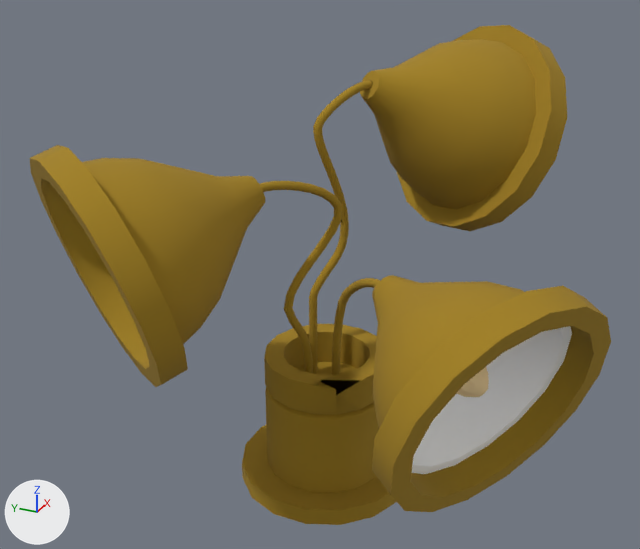
The OBJ model ProyectoFinal/ProyectoFinal/Models/Lampara.obj: old version first, new version second.
Camera for both pictures: a camera (50 mm lens) standing at (5.821, 0.949, 3.193) and looking at (6.958, 1.461, 2.624). The axes (+X, +Y, +Z) are drawn at lower left. The lights are the same throughout. Where no turn or scale is listed for an object, it has been applied to the vertices.

Names of what the first picture shows: 'Lampara'.
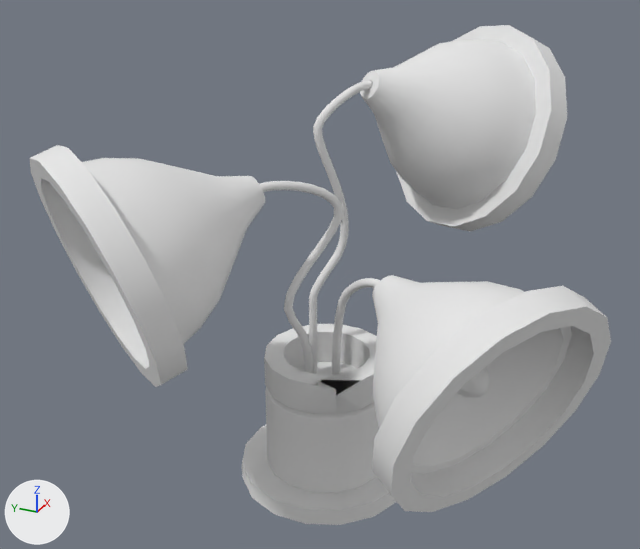
The newer file is also rescaled (x1.5), turned or shifted as a whole; pictures and numbers use the older file's frame.

Location of each change, (x1, y1, x2, y2) in pixels of the pictures (640 x 549 px):
'Lampara', recoloured: (30, 25, 611, 525) in both

Diff of the bpy script that builds the scene:
```diff
--- a/ProyectoFinal/ProyectoFinal/Models/Lampara.obj.py
+++ b/ProyectoFinal/ProyectoFinal/Models/Lampara.obj.py
@@ mat_lampara1_lambert4sg @@
+mat_lampara1_lambert4sg = principled_material('Lampara1:lambert4SG')
+mat_lampara1_lambert4sg.base_color = (0.8, 0.8, 0.8)  # white #e7e7e7
+mat_lampara1_lambert4sg.roughness = 1.0
@@ me_lampara @@
 me_lampara.from_pydata(...)  # 3034 vertices, 5840 faces; spans x 6.565..7.379, y 1.019..1.801, z 2.251..2.963
-me_lampara.materials.append(mat_lampara4_lambert4sg)
+me_lampara.materials.append(mat_lampara1_lambert4sg)  # white #e7e7e7
```
